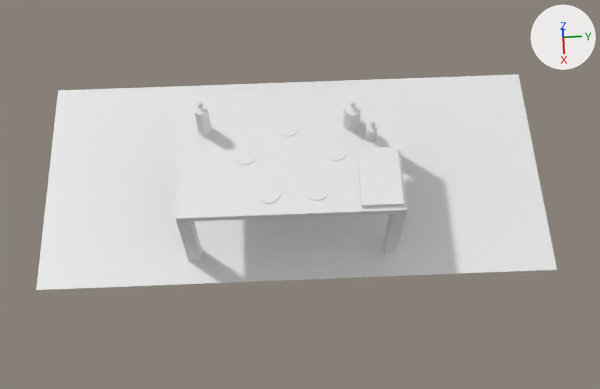
One commit to the Blender file Assets/Models/Tisch-Scene.blend: the scene before it, then after it.
The view is the same before and after, from a camera (50 mm lens) standing at (13.2, -0.2, 22.8) and looking at (0.6, 0.3, -1.6). The lights are fixed; the arrows at upper right show +X, +Y and +Z.

In view in the first picture: 'Fläche', 'Würfel', 'Würfel.001', 'Zylinder', 'Zylinder.001', 'Zylinder.002', 'Zylinder.003', 'Zylinder.004', 'Zylinder.005', 'Zylinder.006', 'Zylinder.007'.
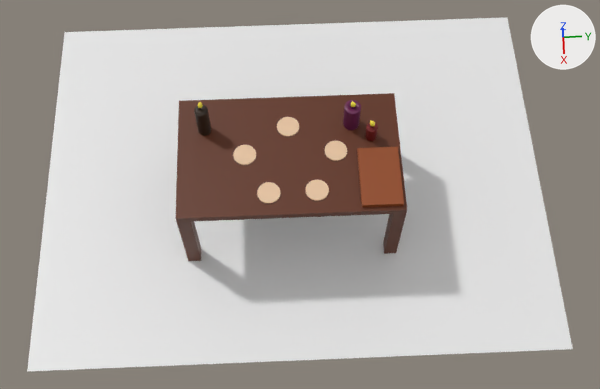
What changed in the scene script:
```text
Add mat_material_005:
    mat_material_005 = principled_material('Material.005')
    mat_material_005.base_color = (0.17, 0.00675, 0.00737)  # dark red #731315
Change me_würfel:
    where me_würfel.from_pydata(...)  # 40 vertices, 30 faces; spans x -1.0..1.0, y -1.0..1.0, z -25.4..1.0
    add me_würfel.materials.append(mat_material_002)  # brown #602c0f
Change me_zylinder:
    used by ob_zylinder; location = (-0.97, -2.66, 0.73); scale = (0.209, 0.209, 0.609)
    remove me_zylinder.from_pydata(...)  # 192 vertices, 162 faces; spans x -1.0..1.0, y -1.0..1.0, z -1.0..1.42
    add me_zylinder.from_pydata(...)  # 256 vertices, 226 faces; spans x -1.0..1.0, y -1.0..1.0, z -1.0..1.42
    me_zylinder part 1
    32 faces are deleted
    32 vertices in x -1.0..1.0, y -1.0..1.0, z 1.0 move by (0.0, 0.0, -0.1)
    24 vertices in x -0.08..0.09, y -0.08..0.09, z 1.0 move by (0.0, -0.02, -0.07)
    3 vertices in x -0.08..0.02, y -0.09..0.08, z 1.0 move by (0.0, -0.01, -0.07)
    3 vertices in x -0.09..0.08, y -0.08..0.02, z 1.0 move by (0.01, -0.02, -0.07)
    2 vertices move from x -0.02..0.08, y -0.02..0.08, z 1.0 to x -0.01..0.09, y -0.03..0.07, z 0.93
    64 vertices are added at x -0.7..0.7, y -0.7..0.7, z 0.97..0.98
    96 new faces join them
    add me_zylinder.materials.append(mat_material_007)  # black #2b1b08
Change me_zylinder_001:
    used by ob_zylinder_001; location = (-0.51, 2.61, 0.4); scale = (0.176, 0.176, 0.278)
    remove me_zylinder_001.from_pydata(...)  # 160 vertices, 130 faces; spans x -1.0..1.0, y -1.0..1.0, z -1.0..1.54
    add me_zylinder_001.from_pydata(...)  # 224 vertices, 194 faces; spans x -1.0..1.0, y -1.0..1.0, z -1.0..1.54
    me_zylinder_001 part 2
    32 faces are deleted
    64 vertices are added at x -0.71..0.71, y -0.71..0.71, z 1.14
    96 new faces join them
    me_zylinder_001 part 3: 98 faces spanning x -1.0..1.0, y -1.0..1.0, z -1.0..1.54 switch from no material to mat_material_005 (dark red #721415)
Change me_zylinder_002:
    used by ob_zylinder_002; location = (-1.02, 2.02, 0.57); scale = (0.258, 0.258, 0.448)
    remove me_zylinder_002.from_pydata(...)  # 160 vertices, 130 faces; spans x -1.0..1.0, y -1.0..1.0, z -1.0..1.37
    add me_zylinder_002.from_pydata(...)  # 224 vertices, 194 faces; spans x -1.0..1.0, y -1.0..1.0, z -1.0..1.37
    me_zylinder_002 part 4
    32 vertices are removed from x -1.0..1.0, y -1.0..1.0, z 1.0
    64 faces are deleted
    64 vertices are added at x -0.68..0.68, y -0.68..0.68, z 1.19..1.23
    32 new vertices lie (0.0, 0.0, 2.15) away from vertices in x -1.0..1.0, y -1.0..1.0, z -1.0
    128 new faces join them
    add me_zylinder_002.materials.append(mat_material_006)  # dark purple #64134b
Change me_zylinder_004:
    where me_zylinder_004.from_pydata(...)  # 64 vertices, 34 faces; spans x -1.0..1.0, y -1.0..1.0, z -1.0..1.0
    add me_zylinder_004.materials.append(mat_material_003)  # beige #e7c4a2
Change me_zylinder_005:
    where me_zylinder_005.from_pydata(...)  # 64 vertices, 34 faces; spans x -1.0..1.0, y -1.0..1.0, z -1.0..1.0
    add me_zylinder_005.materials.append(mat_material_003)  # beige #e7c4a2
Change me_zylinder_006:
    where me_zylinder_006.from_pydata(...)  # 64 vertices, 34 faces; spans x -1.0..1.0, y -1.0..1.0, z -1.0..1.0
    add me_zylinder_006.materials.append(mat_material_003)  # beige #e7c4a2
Change me_zylinder_007:
    where me_zylinder_007.from_pydata(...)  # 64 vertices, 34 faces; spans x -1.0..1.0, y -1.0..1.0, z -1.0..1.0
    add me_zylinder_007.materials.append(mat_material_003)  # beige #e7c4a2
Change me_zylinder_008:
    where me_zylinder_008.from_pydata(...)  # 64 vertices, 34 faces; spans x -1.0..1.0, y -1.0..1.0, z -1.0..1.0
    add me_zylinder_008.materials.append(mat_material_003)  # beige #e7c4a2
Change me_würfel_001:
    where me_würfel_001.from_pydata(...)  # 8 vertices, 6 faces; spans x -1.0..1.0, y -1.0..1.0, z -1.0..1.0
    add me_würfel_001.materials.append(mat_material_004)  # brown #914719
Change ob_fläche:
    ob_fläche.scale: (3.98, 8.68, 1.0) -> (6.72, 8.68, 1.0)
```

Changed parts and their boxes [x1, y1, x2, y2] in the pictures (600 x 389 px):
'Fläche', rescaled (64% taller): before [36, 74, 557, 290]; after [27, 17, 573, 372]
'Würfel', recoloured (white to brown): [175, 93, 407, 261] in both
'Würfel.001', recoloured (white to brown): [357, 147, 404, 207] in both
'Zylinder.002', reshaped: before [343, 101, 361, 130]; after [343, 100, 361, 130]
'Zylinder', reshaped: before [194, 103, 211, 136]; after [194, 105, 211, 136]
'Zylinder.006', recoloured (white to beige): [257, 182, 281, 203] in both
'Zylinder.007', recoloured (white to beige): [306, 180, 329, 201] in both
'Zylinder.005', recoloured (white to beige): [233, 145, 256, 165] in both
'Zylinder.004', recoloured (white to beige): [325, 141, 347, 161] in both
'Zylinder.003', recoloured (white to beige): [277, 117, 299, 136] in both
part 2 of me_zylinder_001, built on: [366, 123, 378, 132] in both
part 3 of me_zylinder_001, recoloured: [365, 126, 378, 141] in both
